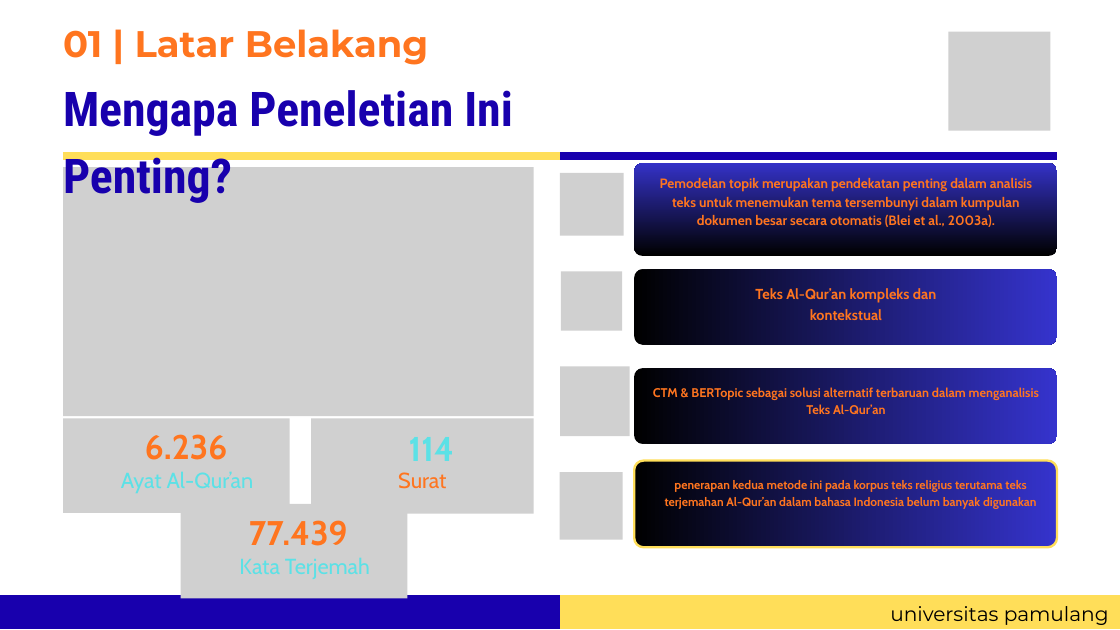
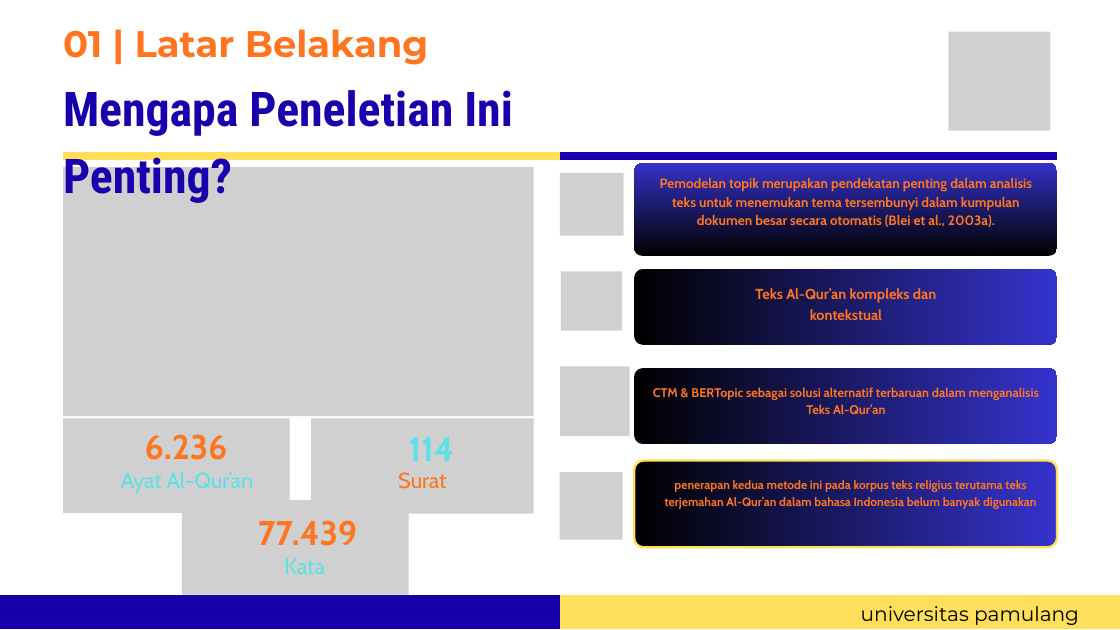
Before and after one commit to ridwan-bvk/karya-ilmiah-master, a slide deck: slide 2 of FINAL PRESENTASI ASEP RIDWAN HIDAYAT.pptx. Drawn at 1120x630 pixels with LibreOffice and Linux fonts; fonts in the diff are those of the drawing; grey boxes stand for pictures; background and template pictures are left out. Boxes give left, top, right and bottom in pixels: in the first picture for what was removed or moved away, otherwise in the second. Text is boxed around its words. In the diff, an @@ line names an element or a change of style, - is before the commit and + after.

```diff
--- a/FINAL PRESENTASI ASEP RIDWAN HIDAYAT.pptx
+++ b/FINAL PRESENTASI ASEP RIDWAN HIDAYAT.pptx
@@ picture: place and size @@
-picture at [181, 504, 408, 599]
+picture at [182, 500, 409, 595]
@@ text "77.439": place and size @@
-text "77.439" at [249, 520, 348, 546]
+text "77.439" at [258, 520, 357, 546]
@@ text at [284, 559, 325, 574]: text changed @@
-Kata Terjemah
+Kata
@@ text "universitas pamulang": place and size @@
-text "universitas pamulang" at [890, 606, 1109, 625]
+text "universitas pamulang" at [861, 606, 1079, 625]
```
Also in this commit, not shown: 3 other slides changed, 5 slides added, 2 other files.
